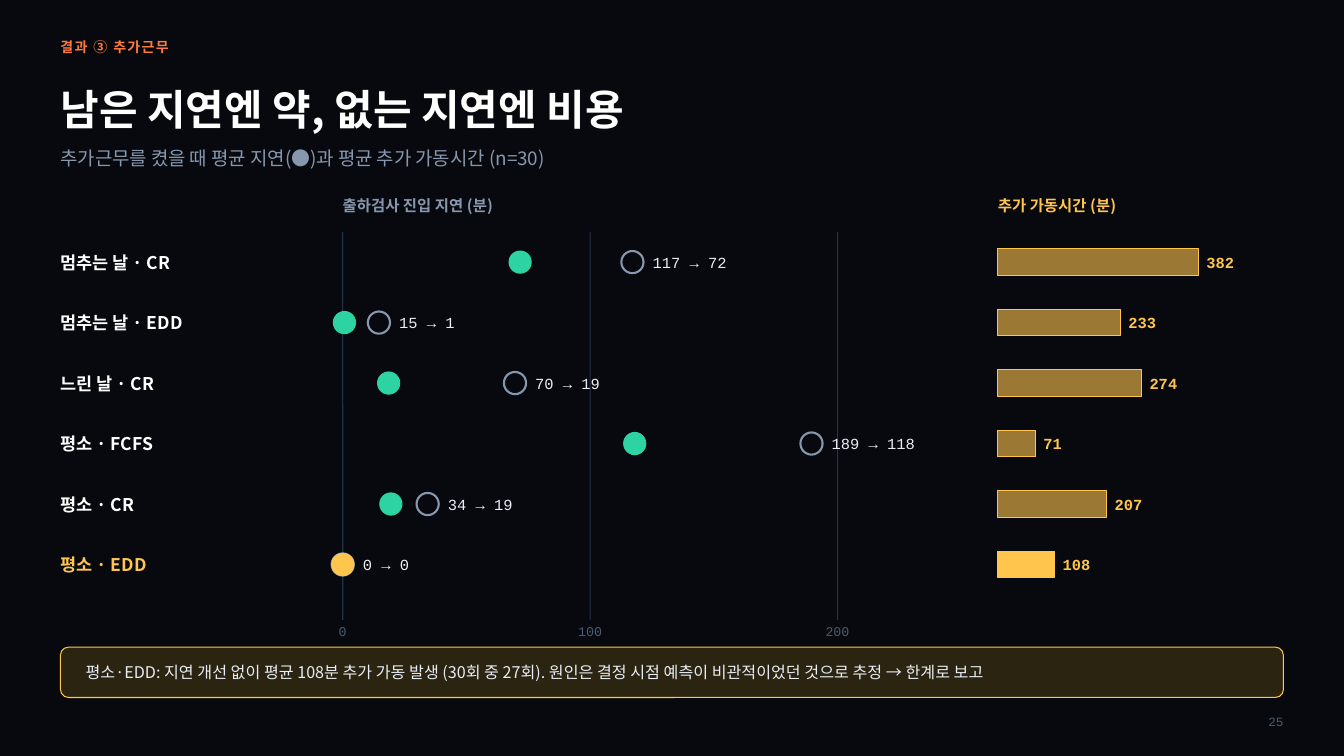
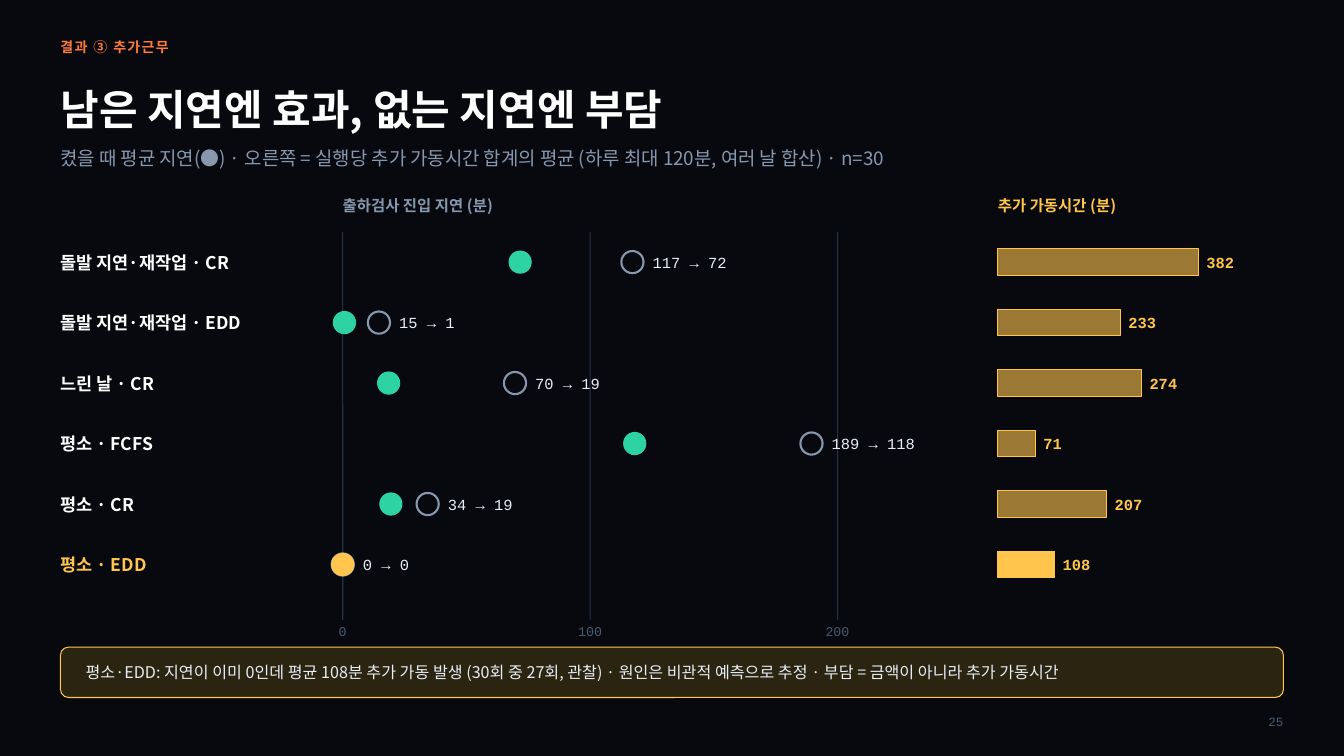
Before and after one commit to ricetablehyun/project4_manufacturing_logic, a slide deck: slide 25 of docs/final/presentation/공프4_기말발표_PPT_백업_점이동없음.pptx. Drawn at 1344x756 pixels with LibreOffice and Linux fonts; fonts in the diff are those of the drawing. Boxes give left, top, right and bottom in pixels: in the first picture for what was removed or moved away, otherwise in the second. Text is boxed around its words. In the diff, an @@ line names an element or a change of style, - is before the commit and + after.

```diff
--- a/docs/final/presentation/공프4_기말발표_PPT_백업_점이동없음.pptx
+++ b/docs/final/presentation/공프4_기말발표_PPT_백업_점이동없음.pptx
@@ text at (60,89,662,134): text changed @@
-남은 지연엔 약, 없는 지연엔 비용
+남은 지연엔 효과, 없는 지연엔 부담
@@ text at (60,149,884,169): text changed @@
-추가근무를 켰을 때 평균 지연(●)과 평균 추가 가동시간 (n=30)
+켰을 때 평균 지연(●) · 오른쪽 = 실행당 추가 가동시간 합계의 평균 (하루 최대 120분, 여러 날 합산) · n=30
@@ text at (60,254,229,271): text changed @@
-멈추는 날 · CR
+돌발 지연·재작업 · CR
@@ text at (60,314,242,331): text changed @@
-멈추는 날 · EDD
+돌발 지연·재작업 · EDD
@@ text at (86,664,1058,681): text changed @@
-평소·EDD: 지연 개선 없이 평균 108분 추가 가동 발생 (30회 중 27회). 원인은 결정 시점 예측이 비관적이었던 것으로 추정 → 한계로 보고
+평소·EDD: 지연이 이미 0인데 평균 108분 추가 가동 발생 (30회 중 27회, 관찰) · 원인은 비관적 예측으로 추정 · 부담 = 금액이 아니라 추가 가동시간
```
Also in this commit, not shown: 21 other slides changed, 10 other files.
